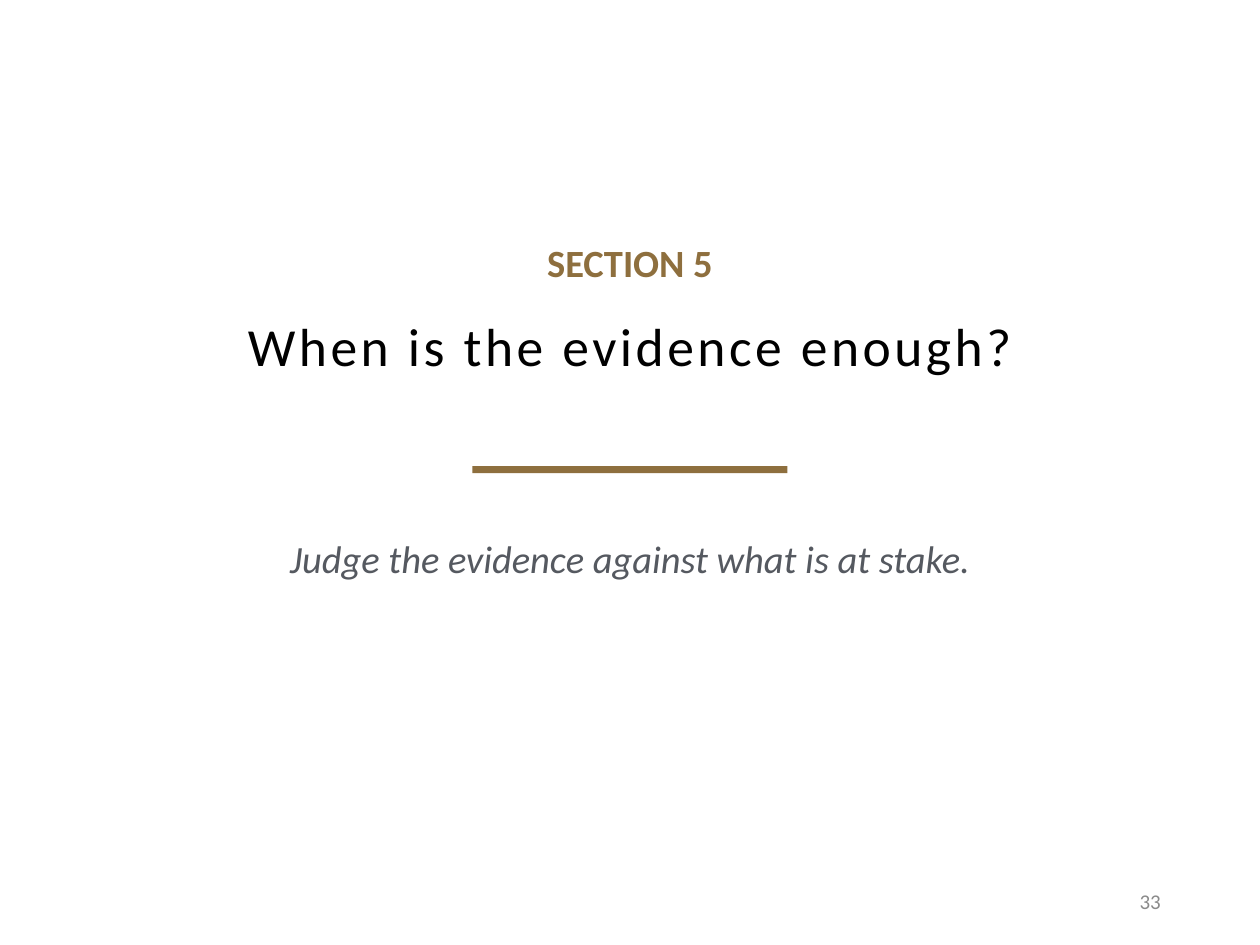
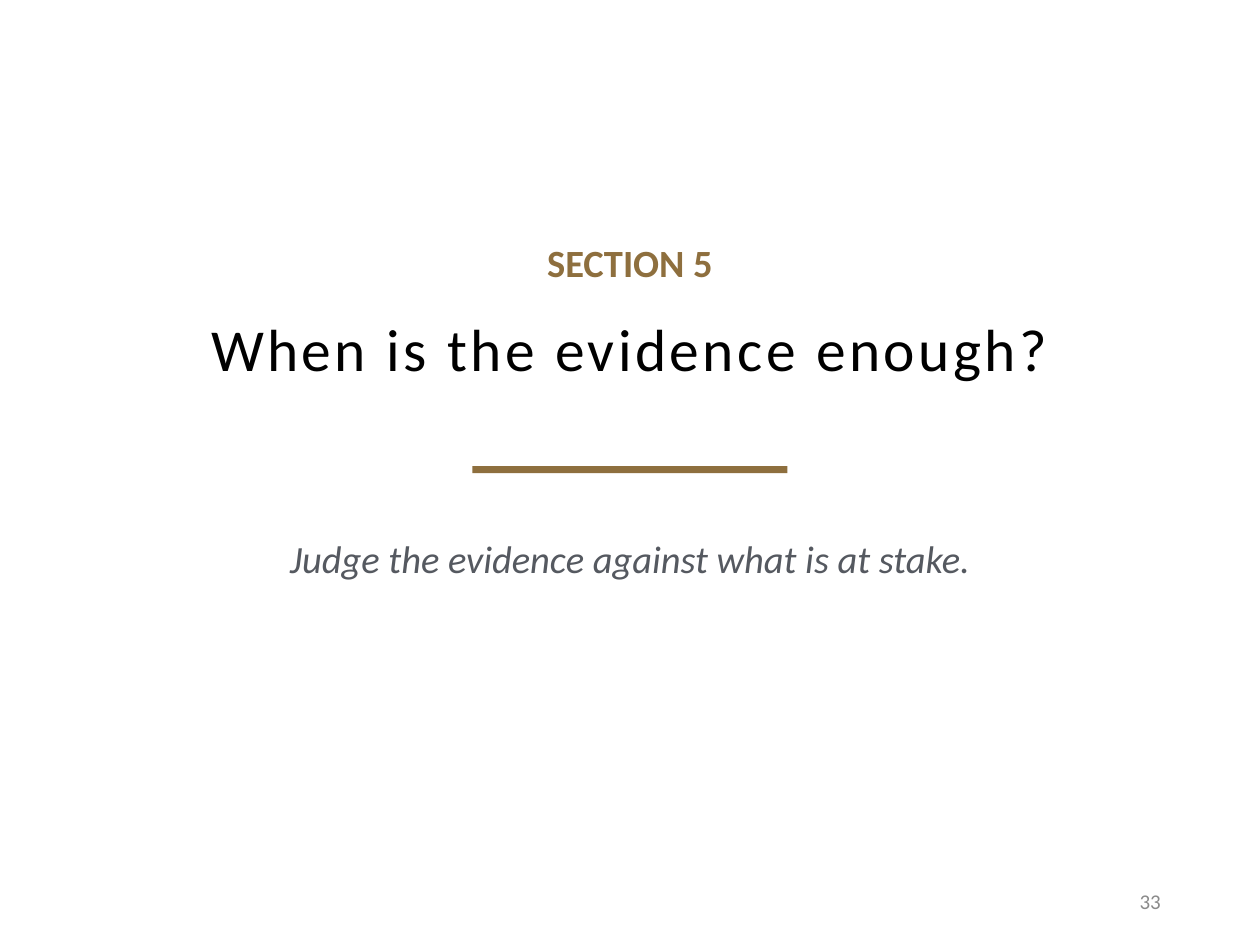
Before and after one commit to davisjam/model-based-agentic-software-engineering, a slide deck: slide 33 of course/lectures/act-1-foundations/08-validation/1-8-Validation.pptx. Drawn at 1260x945 pixels with LibreOffice and Linux fonts; fonts in the diff are those of the drawing; background and template pictures are left out. Boxes give left, top, right and bottom in pixels: in the first picture for what was removed or moved away, otherwise in the second. Text is boxed around its words. In the diff, an @@ line names an element or a change of style, - is before the commit and + after.

```diff
--- a/course/lectures/act-1-foundations/08-validation/1-8-Validation.pptx
+++ b/course/lectures/act-1-foundations/08-validation/1-8-Validation.pptx
@@ title "When is the evidence enough?" at <box>211,329,1047,382</box>: size 30.6 to 34 pt @@
```
Also in this commit, not shown: 12 other slides changed.
